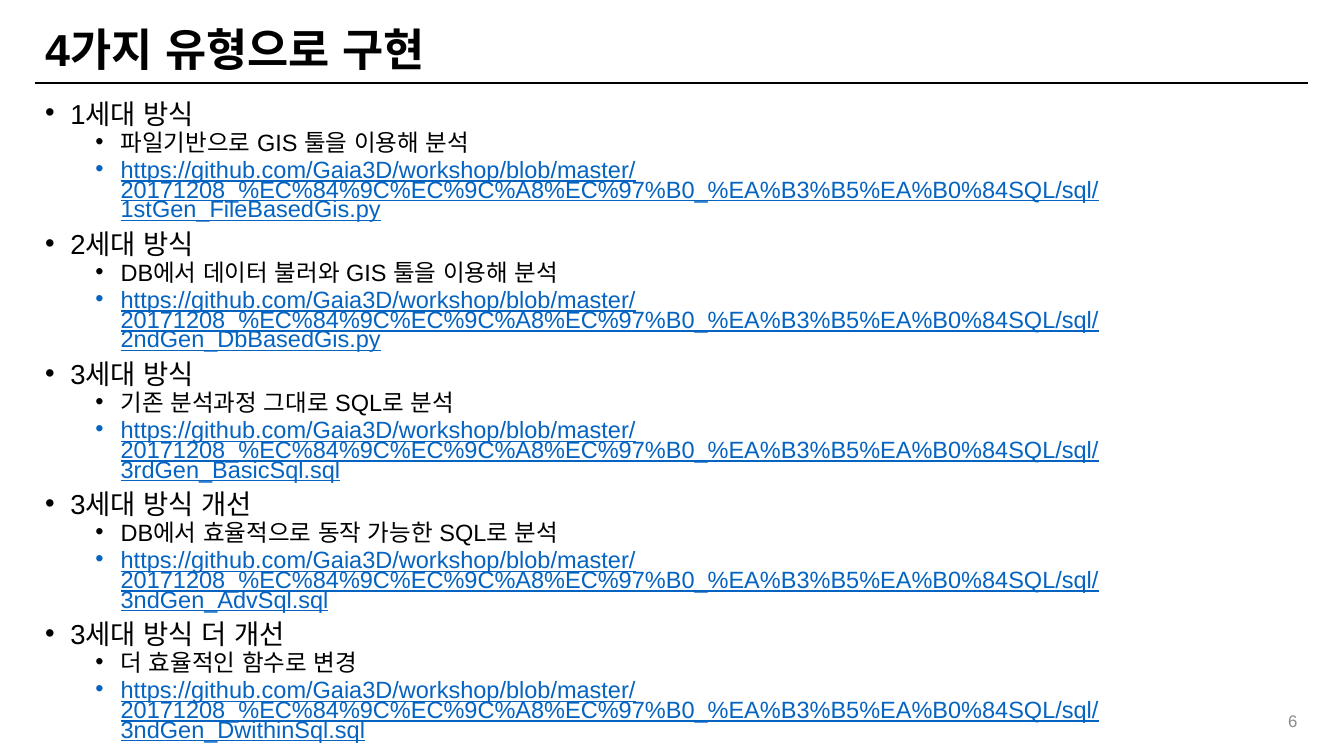
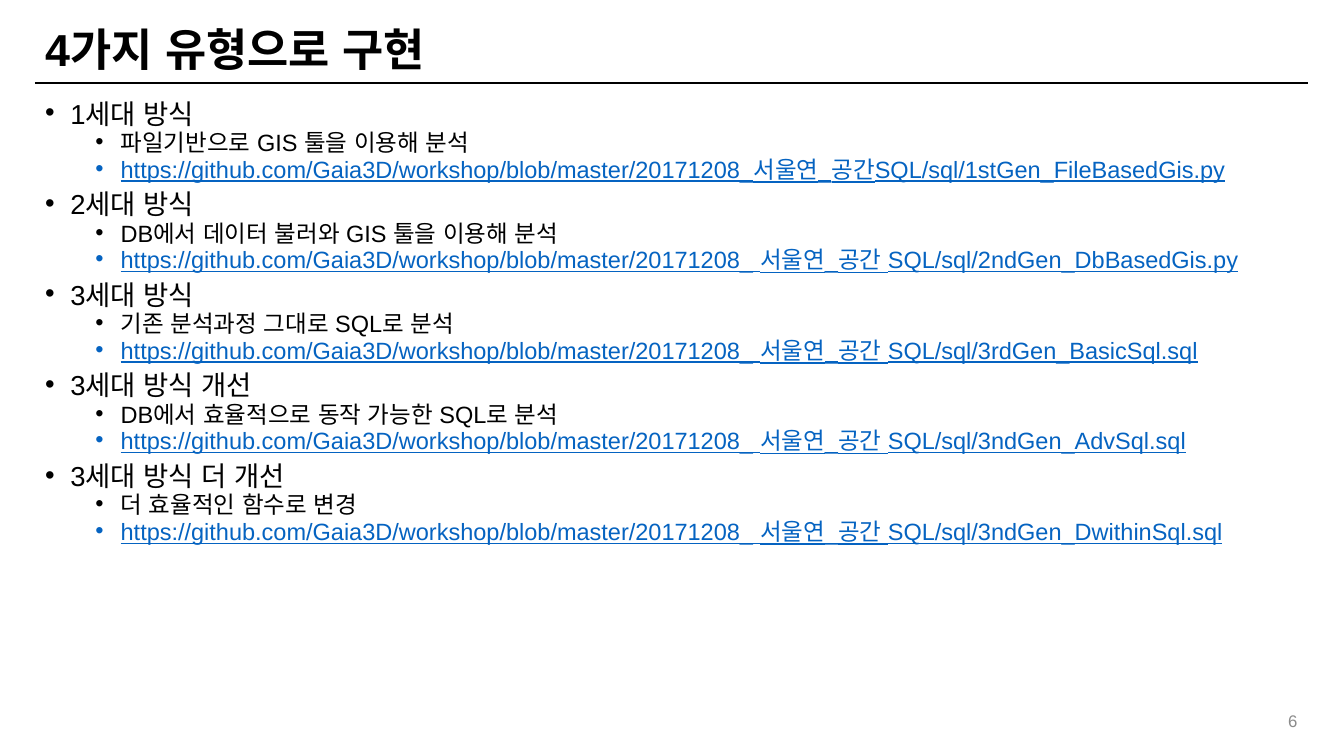
Before and after one commit to Gaia3D/workshop, a slide deck: slide 6 of 20171208_서울연_공간SQL/공간SQL을 이용한 공간자료분석 기초실습_20171208.pptx. Drawn at 1344x756 pixels with LibreOffice and Linux fonts; fonts in the diff are those of the drawing; background and template pictures are left out. Boxes give left, top, right and bottom in pixels: in the first picture for what was removed or moved away, otherwise in the second. Text is boxed around its words. In the diff, an @@ line names an element or a change of style, - is before the commit and + after.

```diff
--- a/20171208_서울연_공간SQL/공간SQL을 이용한 공간자료분석 기초실습_20171208.pptx
+++ b/20171208_서울연_공간SQL/공간SQL을 이용한 공간자료분석 기초실습_20171208.pptx
@@ text at (121,159,1225,183): text changed @@
-  • https://github.com/Gaia3D/workshop/blob/master/20171208_%EC%84%9C%EC%9C%A8%EC%97%B0_%EA%B3%B5%EA%B0%84SQL/sql/1stGen_FileBasedGis.py
+  • https://github.com/Gaia3D/workshop/blob/master/20171208_서울연_공간SQL/sql/1stGen_FileBasedGis.py
@@ text at (121,248,1238,273): text changed @@
-  • https://github.com/Gaia3D/workshop/blob/master/20171208_%EC%84%9C%EC%9C%A8%EC%97%B0_%EA%B3%B5%EA%B0%84SQL/sql/2ndGen_DbBasedGis.py
+  • https://github.com/Gaia3D/workshop/blob/master/20171208_ 서울연_공간 SQL/sql/2ndGen_DbBasedGis.py
@@ text at (121,339,1198,364): text changed @@
-  • https://github.com/Gaia3D/workshop/blob/master/20171208_%EC%84%9C%EC%9C%A8%EC%97%B0_%EA%B3%B5%EA%B0%84SQL/sql/3rdGen_BasicSql.sql
+  • https://github.com/Gaia3D/workshop/blob/master/20171208_ 서울연_공간 SQL/sql/3rdGen_BasicSql.sql
@@ text at (121,429,1186,454): text changed @@
-  • https://github.com/Gaia3D/workshop/blob/master/20171208_%EC%84%9C%EC%9C%A8%EC%97%B0_%EA%B3%B5%EA%B0%84SQL/sql/3ndGen_AdvSql.sql
+  • https://github.com/Gaia3D/workshop/blob/master/20171208_ 서울연_공간 SQL/sql/3ndGen_AdvSql.sql
@@ text at (121,520,1222,545): text changed @@
-  • https://github.com/Gaia3D/workshop/blob/master/20171208_%EC%84%9C%EC%9C%A8%EC%97%B0_%EA%B3%B5%EA%B0%84SQL/sql/3ndGen_DwithinSql.sql
+  • https://github.com/Gaia3D/workshop/blob/master/20171208_ 서울연_공간 SQL/sql/3ndGen_DwithinSql.sql
```
Also in this commit, not shown: 3 other slides changed, 2 other files.
